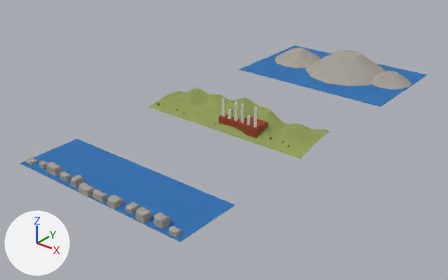
The Blender file Assets/Integrante4/Art/BlenderSource~/grecia_backdrop.blend, before and after one commit.
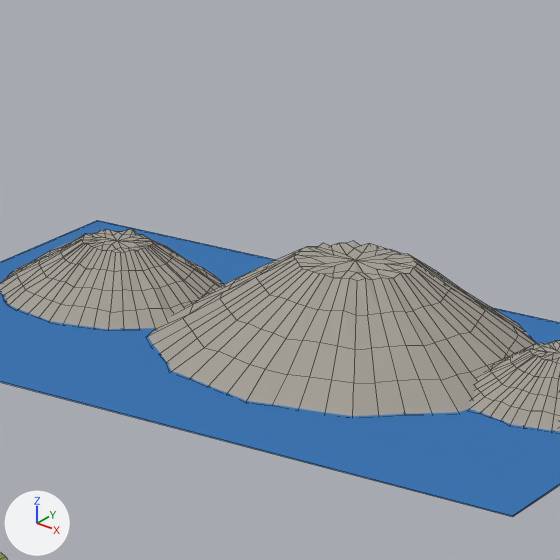
The first picture shows the older version from a camera (50 mm lens) standing at (109.7, -83.9, 80.6) and looking at (-4.3, 58.5, -7.7). The close-ups show the older and then the newer version on the part from 61% to 87% of the width and 0% to 41% of the height of that picture. Only the edits that show in the close-ups are written down. The lights are fixed; the arrows at lower left show +X, +Y and +Z. The close-ups show mesh edges as thin lines.

In view in the first close-up: 'grecia_bg_far'.
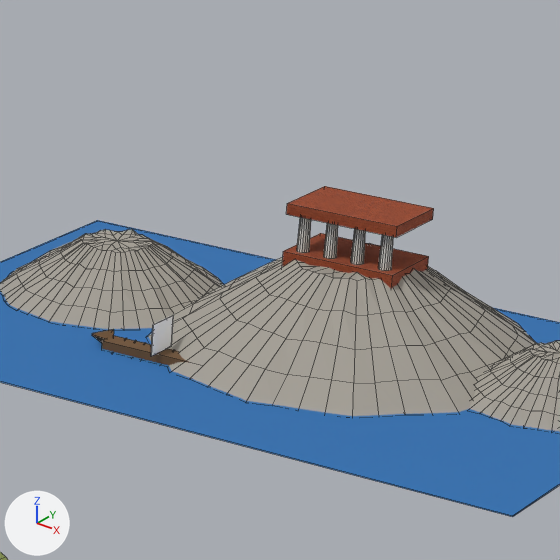
Where the change shows, as pixel boxes [x1, y1, x2, y2] in the close-ups (560 x 560 px):
'grecia_bg_far', reshaped: before [0, 220, 560, 517]; after [0, 186, 560, 517]
part 1 of me_grecia_bg_far, added (brown): after [102, 335, 189, 365]
part 2 of me_grecia_bg_far, added: after [151, 315, 174, 356]
part 3 of me_grecia_bg_far, added (brown): after [282, 233, 429, 289]
part 4 of me_grecia_bg_far, added: after [297, 217, 311, 253]
part 5 of me_grecia_bg_far, added: after [324, 223, 338, 259]
part 6 of me_grecia_bg_far, added: after [351, 229, 366, 265]
part 7 of me_grecia_bg_far, added: after [378, 235, 394, 271]
part 8 of me_grecia_bg_far, added (brown): after [286, 186, 434, 237]
part 9 of me_grecia_bg_far, added (mostly hidden): after [92, 329, 146, 343]

The edits, one by one:
Material 'grecia_bg_salt' (mat_grecia_bg_salt) is new.
Its base color is (1.0, 1.0, 1.0) (white #ffffff).
Its roughness is 0.9.
me_grecia_bg_far is used by ob_grecia_bg_far; location (0.0, 100.0, 0.0).
me_grecia_bg_far had 878 vertices, 870 faces and spanned x -30.0..30.0, y 0.0..40.0, z -0.8..6.8.
me_grecia_bg_far now has 1126 vertices, 1032 faces and spans x -30.0..30.0, y 0.0..40.0, z -0.8..11.1.
me_grecia_bg_far part 1: a new loose piece, a box spanning x -11.0..-1.0, y 11.2..12.8, z -0.6..0.2, in mat_grecia_bg_trunk (brown #6e5133).
me_grecia_bg_far part 2: a new loose piece, a box spanning x -6.04..-5.96, y 10.5..13.5, z 0.2..2.8, in mat_grecia_bg_salt (white #ffffff).
me_grecia_bg_far part 3: a new loose piece, a box spanning x -0.8..8.8, y 21.0..27.0, z 0.0..7.2, in mat_grecia_bg_trim.
me_grecia_bg_far part 4: a new loose piece, a 16-sided cylinder along z spanning x -0.1..0.9, y 21.5..22.5, z 7.2..10.2, in mat_grecia_bg_stone.
me_grecia_bg_far part 5: a new loose piece, a 16-sided cylinder along z spanning x 2.3..3.3, y 21.5..22.5, z 7.2..10.2, in mat_grecia_bg_stone.
me_grecia_bg_far part 6: a new loose piece, a 16-sided cylinder along z spanning x 4.7..5.7, y 21.5..22.5, z 7.2..10.2, in mat_grecia_bg_stone.
me_grecia_bg_far part 7: a new loose piece, a 16-sided cylinder along z spanning x 7.1..8.1, y 21.5..22.5, z 7.2..10.2, in mat_grecia_bg_stone.
me_grecia_bg_far part 8: a new loose piece, a box spanning x -0.8..8.8, y 21.0..27.0, z 10.2..11.1, in mat_grecia_bg_trim.
me_grecia_bg_far part 9: 88 vertices added at x -12.2..-1.9, y 10.8..13.2, z -0.8..0.8.
me_grecia_bg_far gains material mat_grecia_bg_trunk (brown #6e5133).
me_grecia_bg_far gains material mat_grecia_bg_salt (white #ffffff).
me_grecia_bg_far gains material mat_grecia_bg_trim.
me_grecia_bg_far gains material mat_grecia_bg_stone.
